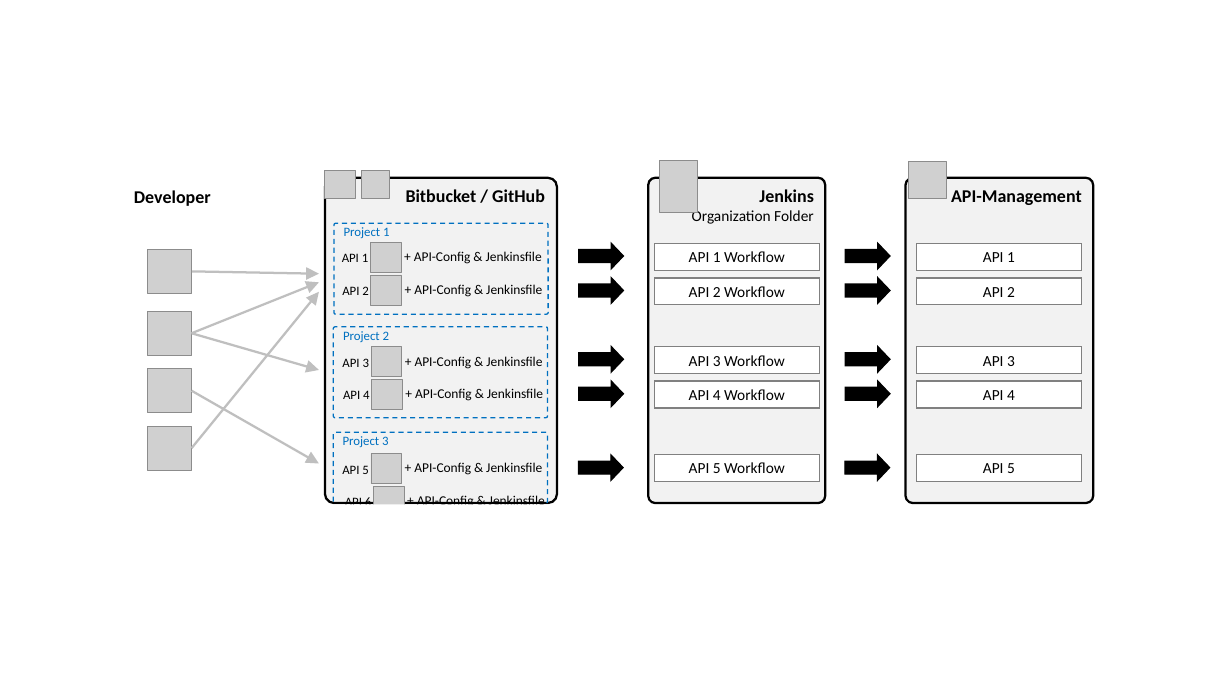
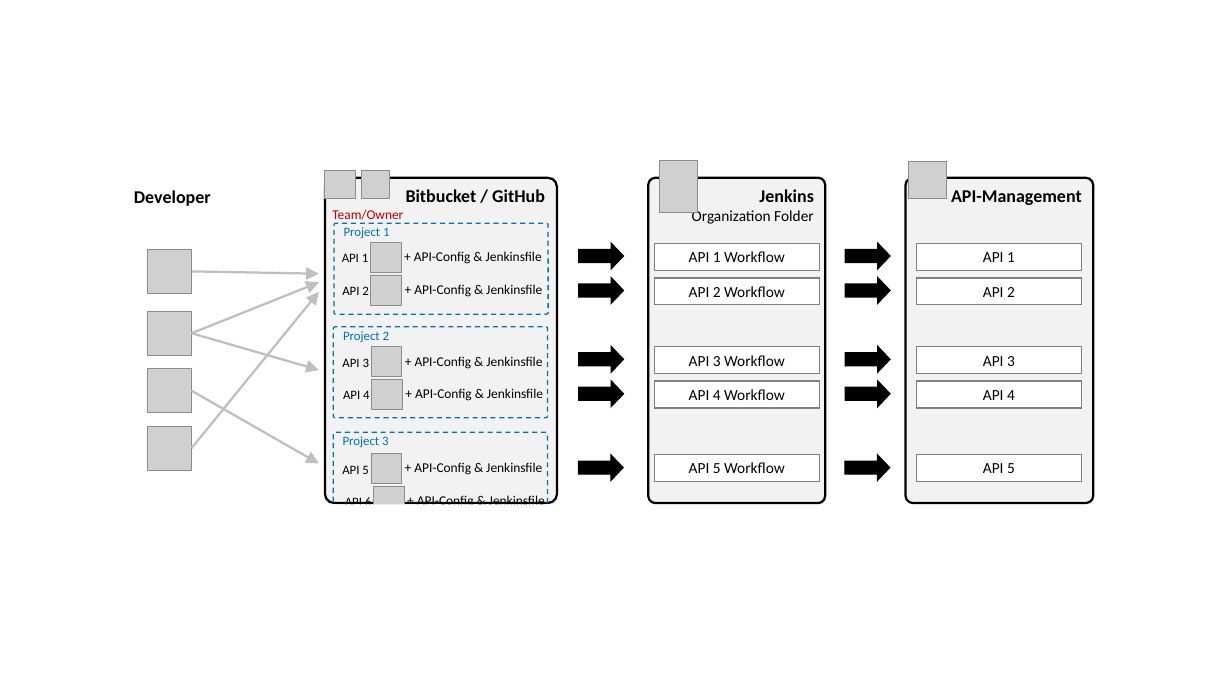
Before and after one commit to Axway-API-Management-Plus/apim-cli, a slide deck: slide 1 of misc/documentation/Images.pptx. Drawn at 1232x693 pixels with LibreOffice and Linux fonts; fonts in the diff are those of the drawing; grey boxes stand for pictures; background and template pictures are left out. Boxes give left, top, right and bottom in pixels: in the first picture for what was removed or moved away, otherwise in the second. Text is boxed around its words. In the diff, an @@ line names an element or a change of style, - is before the commit and + after.

```diff
--- a/misc/documentation/Images.pptx
+++ b/misc/documentation/Images.pptx
@@ text added at <box>332,210,403,223</box>, 10.5 pt, text #C00000 @@
+Team/Owner
```
Also in this commit, not shown: 2 slides added, 2 other files.
